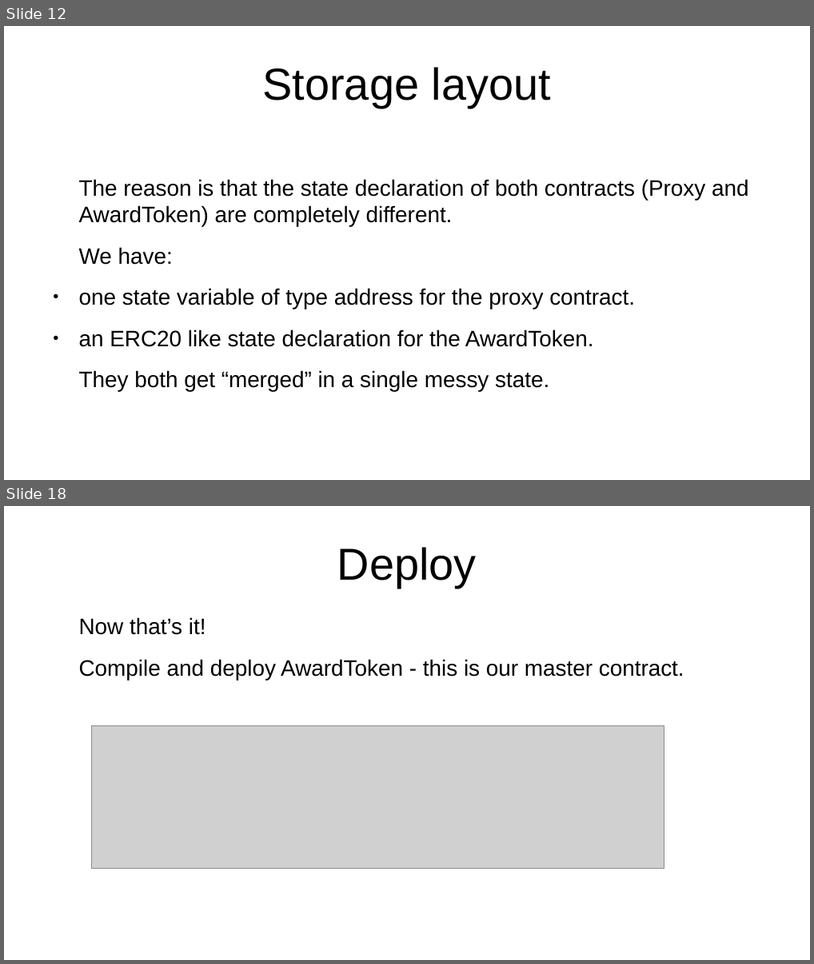
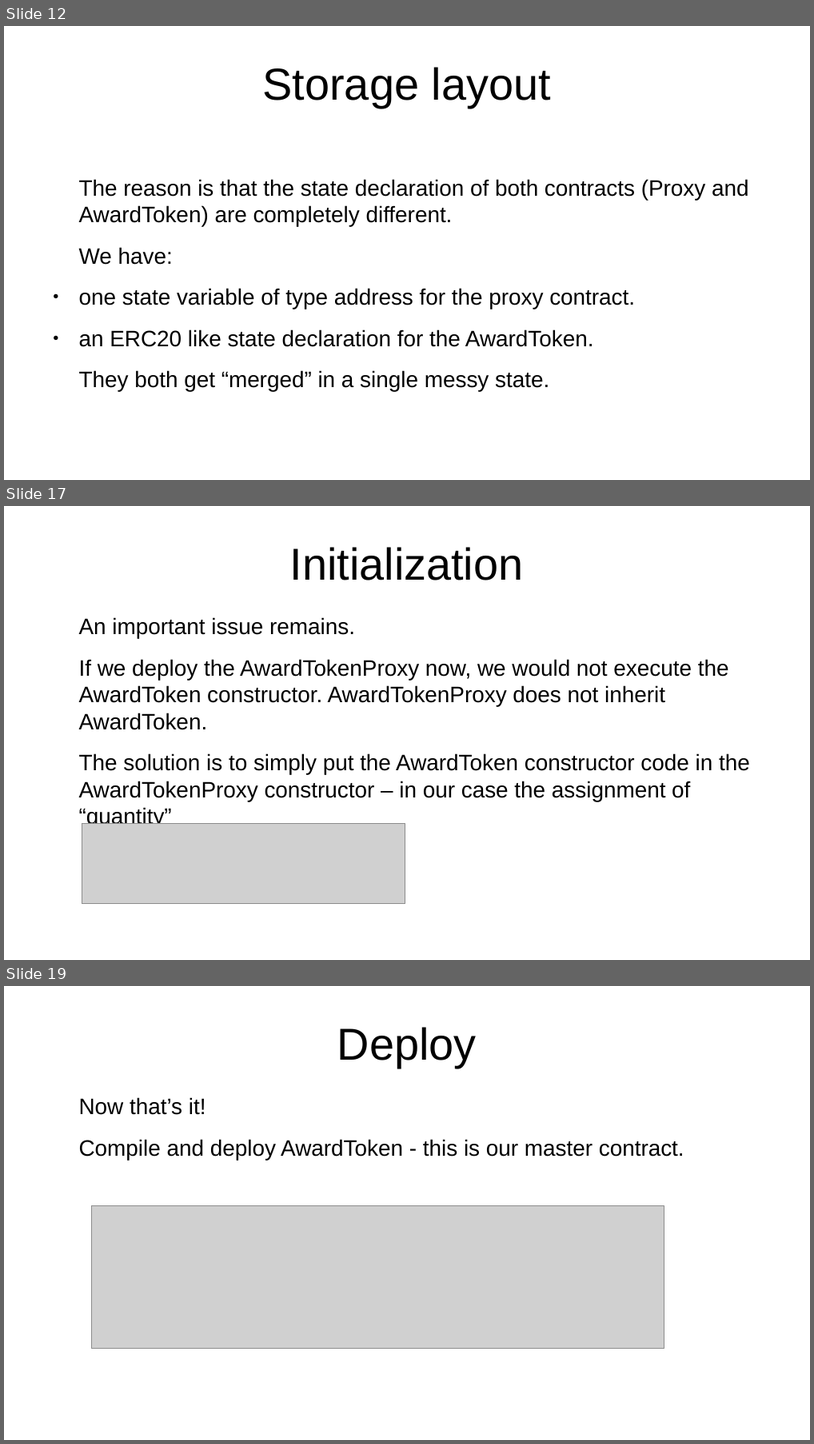
Before and after one commit to bunsenstraat/remix-workshops-cleanup, a slide deck: proxyContractAwardToken/ProxyContract.odp. Shown one above the other, each under a label of ours: slides 12 and 18 before the commit, slides 12, 17 and 19 after it; the slides between them are not shown. The pictures are 814x964 and 814x1444 pixels, drawn with LibreOffice and Linux fonts; fonts in the diff are those of the drawing; grey boxes stand for pictures. Boxes give left, top, right and bottom in pixels: in the first picture for what was removed or moved away, otherwise in the second. Text is boxed around its words. In the diff, an @@ line names an element or a change of style, - is before the commit and + after.

```diff
--- a/proxyContractAwardToken/ProxyContract.odp
+++ b/proxyContractAwardToken/ProxyContract.odp
@@ slide 17 added at (4, 506, 810, 960), background #FFFFFF @@
@@ title added at (290, 547, 524, 580), 44 pt, text #000000 @@
+Initialization
@@ text added at (79, 617, 750, 828), 22 pt, text #000000 @@
+An important issue remains.
+If we deploy the AwardTokenProxy now, we would not execute the AwardToken constructor. AwardTokenProxy does not inherit AwardToken.
+The solution is to simply put the AwardToken constructor code in the AwardTokenProxy constructor – in our case the assignment of “quantity”
@@ picture added at (82, 824, 405, 904) @@
@@ what was slide 18 is now slide 19 @@
```
Also in this commit, not shown: 12 slides changed, 1 other slide added, 14 other files.
